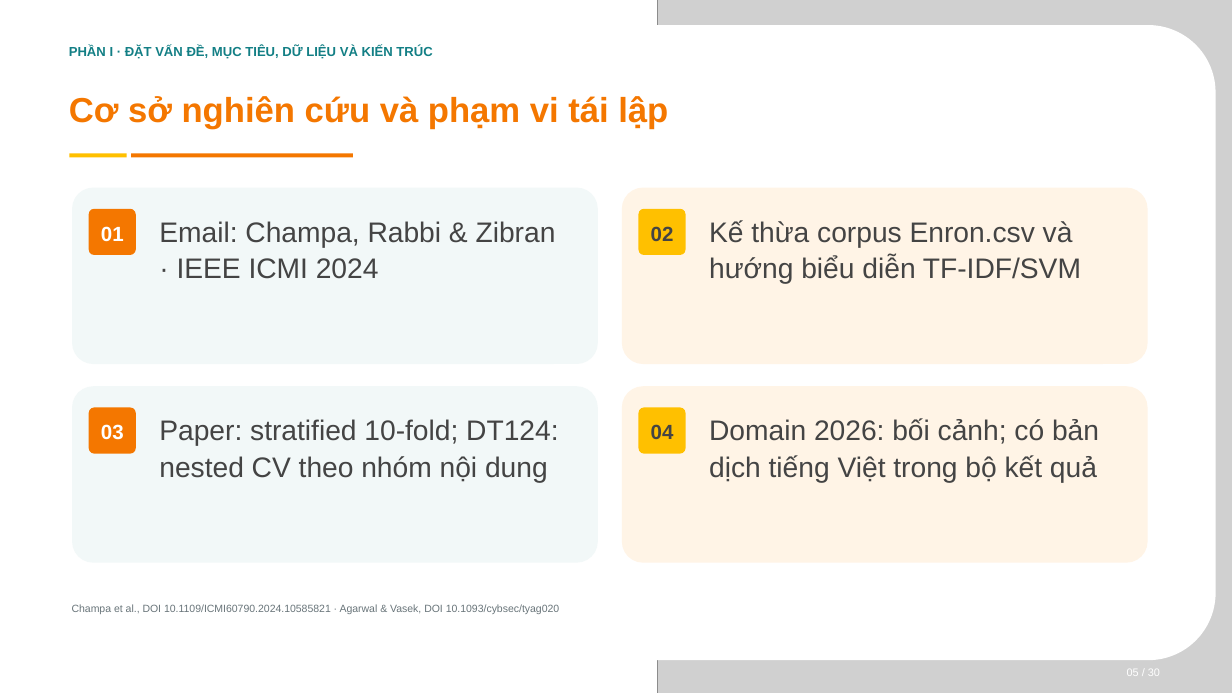
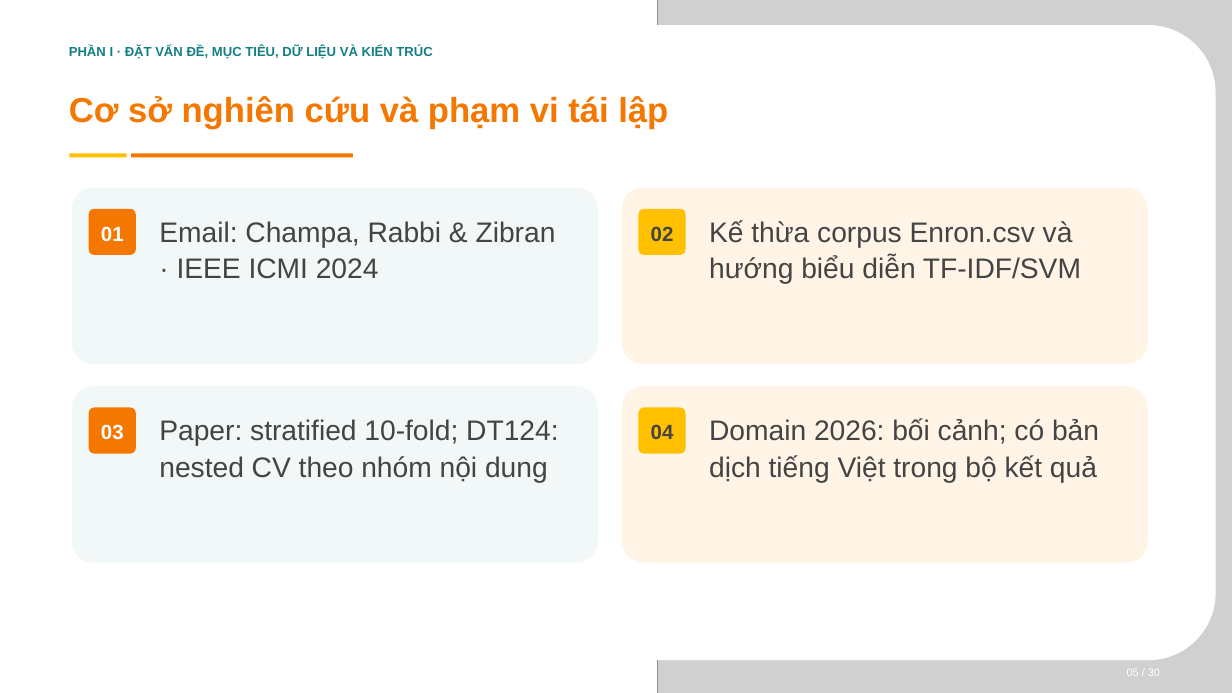
Before and after one commit to phat230/LAB_AT_BMHTTT, a slide deck: slide 3 of LAB6/BC_giau_ky_DT124/slide báo cáo/SLIDE_BAO_CAO_DT124.pptx (slide 5 before the commit). Drawn at 1232x693 pixels with LibreOffice and Linux fonts; fonts in the diff are those of the drawing; grey boxes stand for pictures; background and template pictures are left out. Boxes give left, top, right and bottom in pixels: in the first picture for what was removed or moved away, otherwise in the second. Text is boxed around its words. In the diff, an @@ line names an element or a change of style, - is before the commit and + after.

```diff
--- a/LAB6/BC_giau_ky_DT124/slide báo cáo/SLIDE_BAO_CAO_DT124.pptx
+++ b/LAB6/BC_giau_ky_DT124/slide báo cáo/SLIDE_BAO_CAO_DT124.pptx
@@ text removed at [72, 604, 559, 614] @@
-Champa et al., DOI 10.1109/ICMI60790.2024.10585821 · Agarwal & Vasek, DOI 10.1093/cybsec/tyag020
```
Also in this commit, not shown: 18 other slides changed, 9 slides removed, 1 other file.
